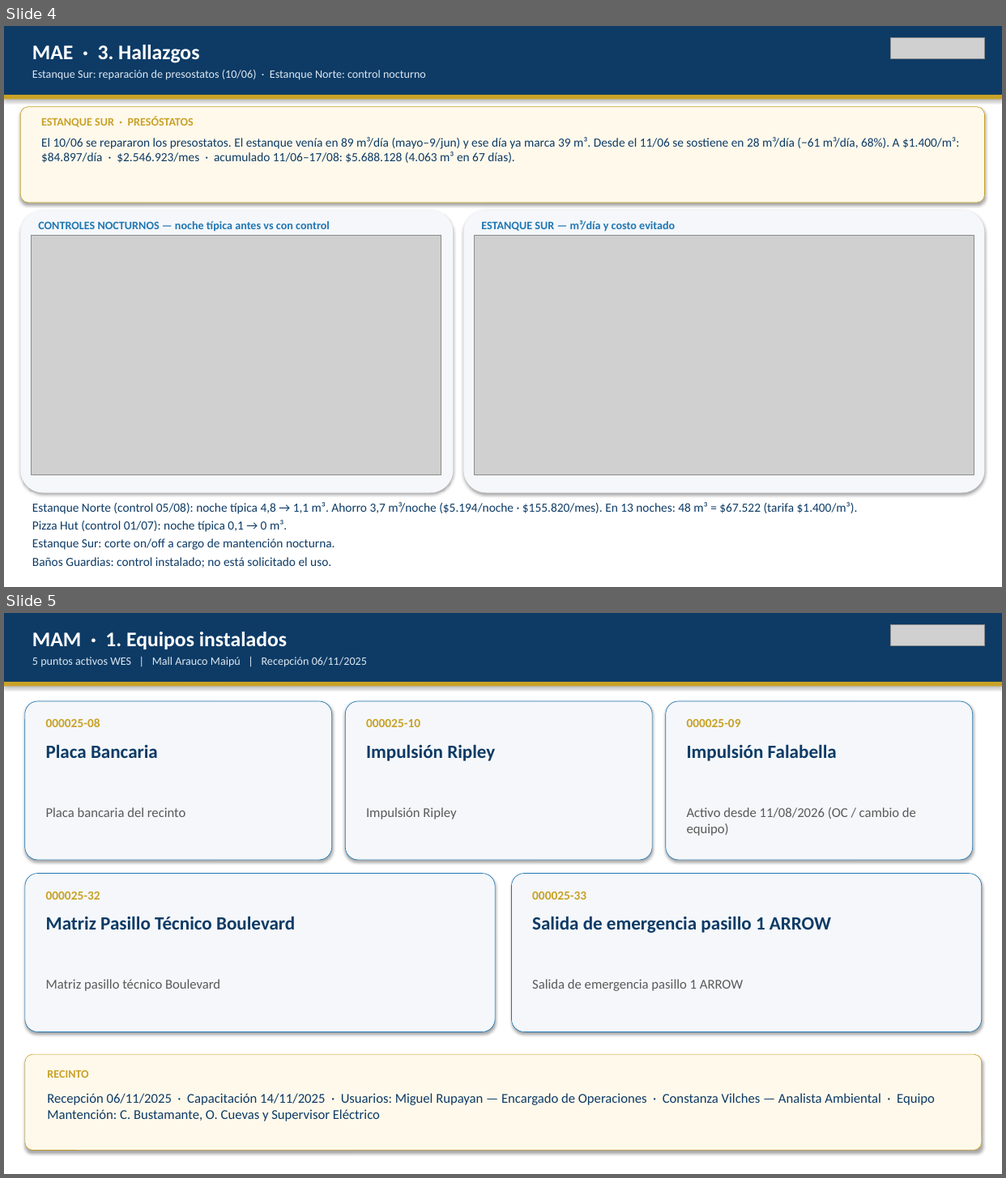
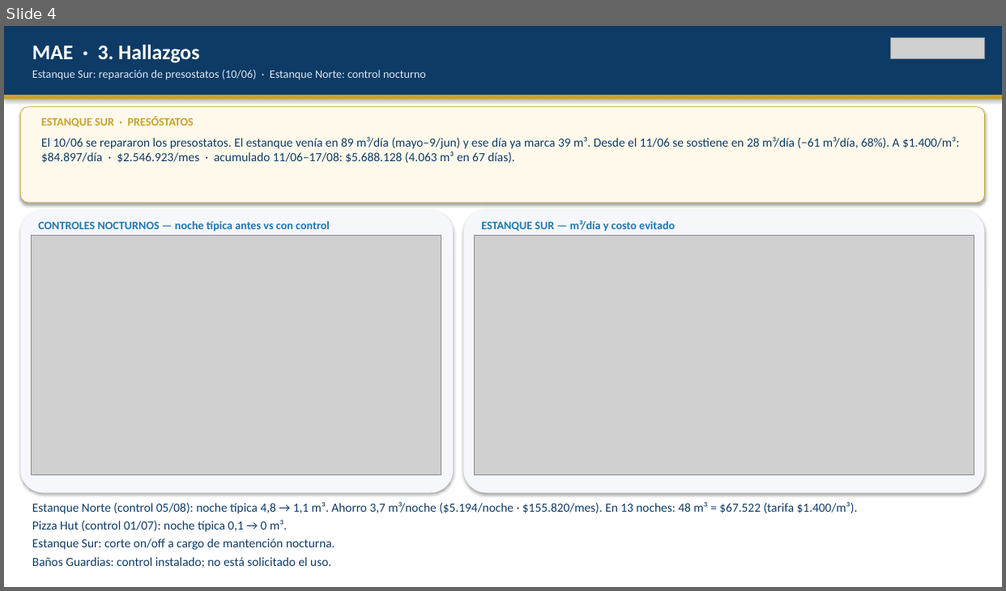
Before and after one commit to anibaloperacionesWes/wes-scripts, a slide deck: reports/Parque_Arauco/TMP_7MALLS/entrega_diego_anibal/Recorrido_ejecutivo_PA_MAE_20260817.pptx. Shown one above the other, each under a label of ours: slides 4 and 5 before the commit, slide 4 after it. The pictures are 1006x1178 and 1006x591 pixels, drawn with LibreOffice and Linux fonts; fonts in the diff are those of the drawing; grey boxes stand for pictures. Boxes give left, top, right and bottom in pixels: in the first picture for what was removed or moved away, otherwise in the second. Text is boxed around its words. In the diff, an @@ line names an element or a change of style, - is before the commit and + after.

```diff
--- a/reports/Parque_Arauco/TMP_7MALLS/entrega_diego_anibal/Recorrido_ejecutivo_PA_MAE_20260817.pptx
+++ b/reports/Parque_Arauco/TMP_7MALLS/entrega_diego_anibal/Recorrido_ejecutivo_PA_MAE_20260817.pptx
@@ slide 5 removed at box(4, 613, 1002, 1174), background #FFFFFF @@
@@ rectangle removed at box(4, 613, 1002, 682) @@
@@ text removed at box(32, 632, 287, 649) @@
-MAM · 1. Equipos instalados
@@ picture removed at box(891, 625, 985, 646) @@
@@ text removed at box(32, 657, 367, 667) @@
-5 puntos activos WES | Mall Arauco Maipú | Recepción 06/11/2025
@@ rectangle removed at box(4, 682, 1002, 687) @@
@@ rounded rectangle removed at box(25, 701, 332, 860) @@
@@ rounded rectangle removed at box(345, 701, 652, 860) @@
@@ rounded rectangle removed at box(666, 701, 973, 860) @@
@@ text removed at box(46, 718, 100, 727) @@
-000025-08
@@ text removed at box(366, 719, 420, 727) @@
-000025-10
@@ text removed at box(687, 719, 741, 727) @@
-000025-09
@@ text removed at box(46, 744, 158, 758) @@
-Placa Bancaria
@@ text removed at box(366, 744, 495, 761) @@
-Impulsión Ripley
@@ text removed at box(687, 744, 837, 761) @@
-Impulsión Falabella
@@ text removed at box(46, 807, 186, 817) @@
-Placa bancaria del recinto
@@ text removed at box(366, 807, 456, 820) @@
-Impulsión Ripley
@@ text removed at box(687, 807, 916, 836) @@
-Activo desde 11/08/2026 (OC / cambio de equipo)
@@ rounded rectangle removed at box(25, 874, 495, 1033) @@
@@ rounded rectangle removed at box(512, 874, 982, 1033) @@
@@ text removed at box(46, 892, 100, 900) @@
-000025-32
@@ text removed at box(532, 892, 586, 900) @@
-000025-33
@@ text removed at box(46, 916, 295, 930) @@
-Matriz Pasillo Técnico Boulevard
@@ text removed at box(532, 916, 831, 933) @@
-Salida de emergencia pasillo 1 ARROW
@@ text removed at box(46, 979, 220, 991) @@
-Matriz pasillo técnico Boulevard
@@ text removed at box(532, 979, 743, 991) @@
-Salida de emergencia pasillo 1 ARROW
@@ rounded rectangle removed at box(25, 1054, 982, 1151) @@
@@ text removed at box(47, 1070, 88, 1078) @@
-RECINTO
@@ text removed at box(47, 1093, 935, 1122) @@
-Recepción 06/11/2025 · Capacitación 14/11/2025 · Usuarios: Miguel Rupayan — Encargado de Operaciones · Constanza Vilches — Analista Ambiental · Equipo Mantención: C. Bustamante, O. Cuevas y Supervisor Eléctrico
```
Also in this commit, not shown: 1 slide changed, 1 other slide removed, 1 other file.
